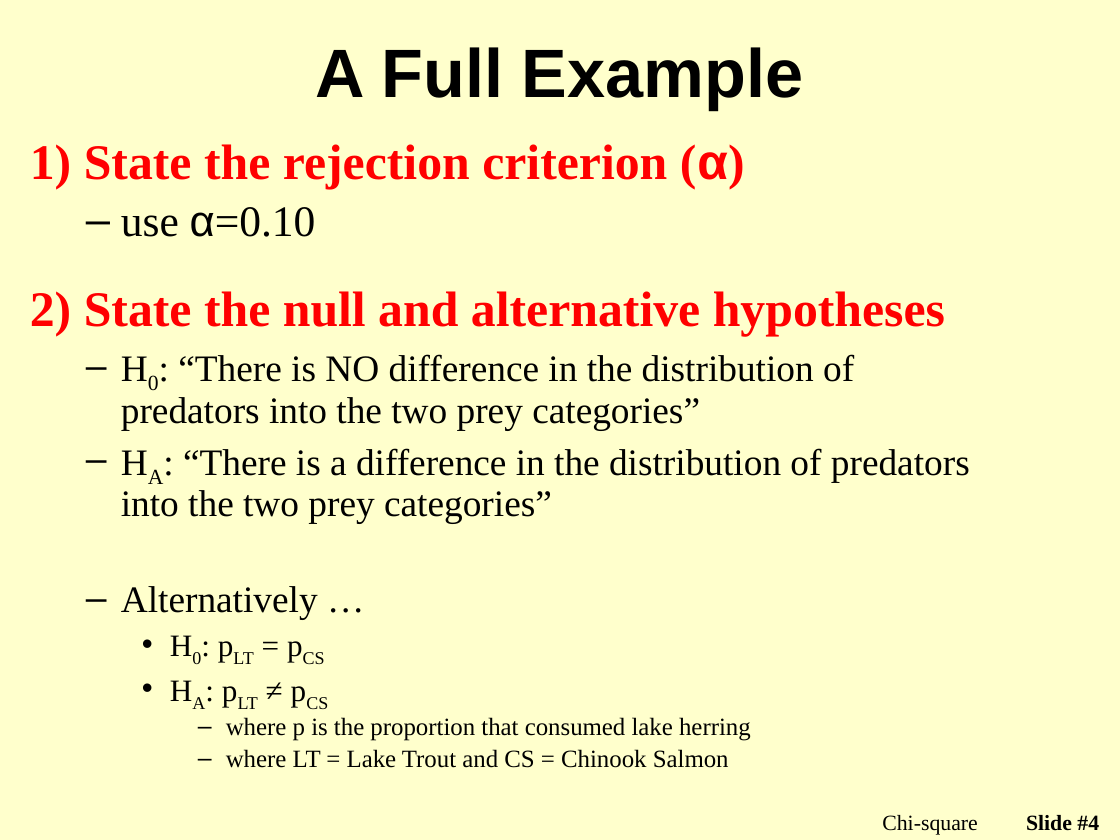
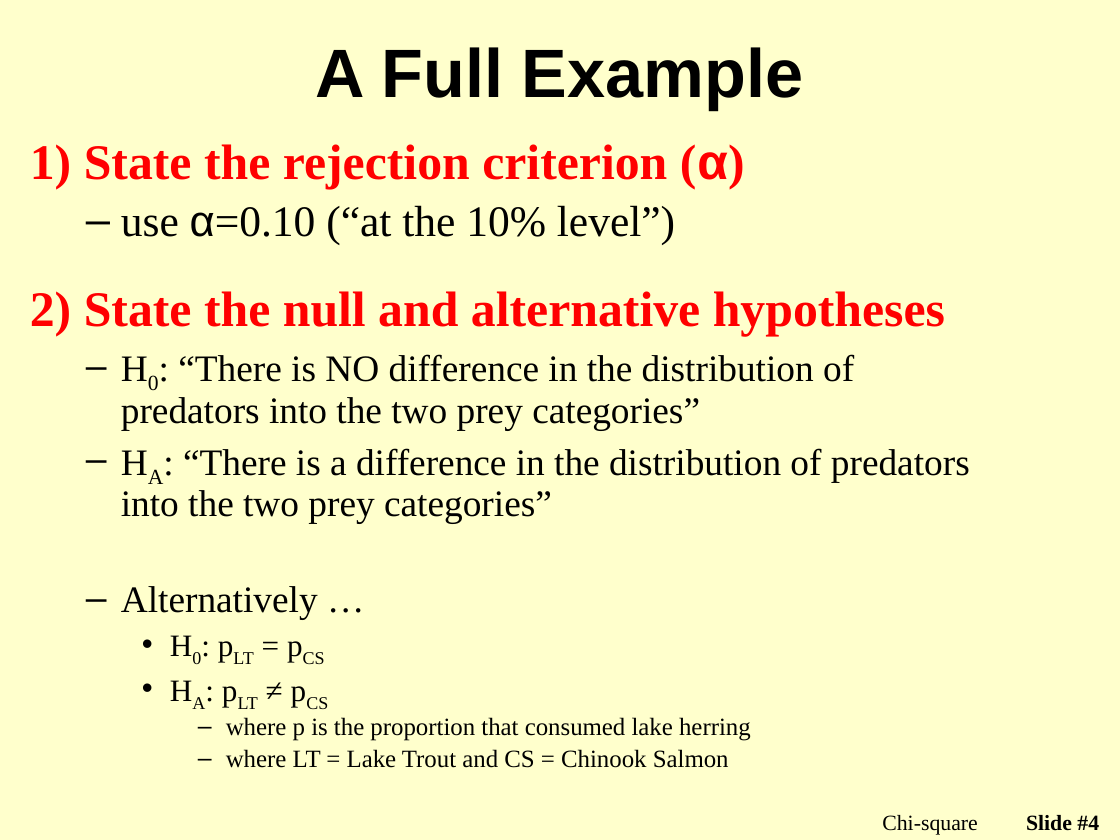
Before and after one commit to droglenc/NCMTH107, a slide deck: slide 4 of modules/Chi_Square/PPT2.pptx. Drawn at 1120x840 pixels with LibreOffice and Linux fonts; fonts in the diff are those of the drawing; background and template pictures are left out. Boxes give left, top, right and bottom in pixels: in the first picture for what was removed or moved away, otherwise in the second. Text is boxed around its words. In the diff, an @@ line names an element or a change of style, - is before the commit and + after.

```diff
--- a/modules/Chi_Square/PPT2.pptx
+++ b/modules/Chi_Square/PPT2.pptx
@@ text at (121,205,675,245): text changed @@
-  – use α=0.10
+  – use α=0.10 (“at the 10% level”)
```
Also in this commit, not shown: 2 other slides changed, 1 other file.
